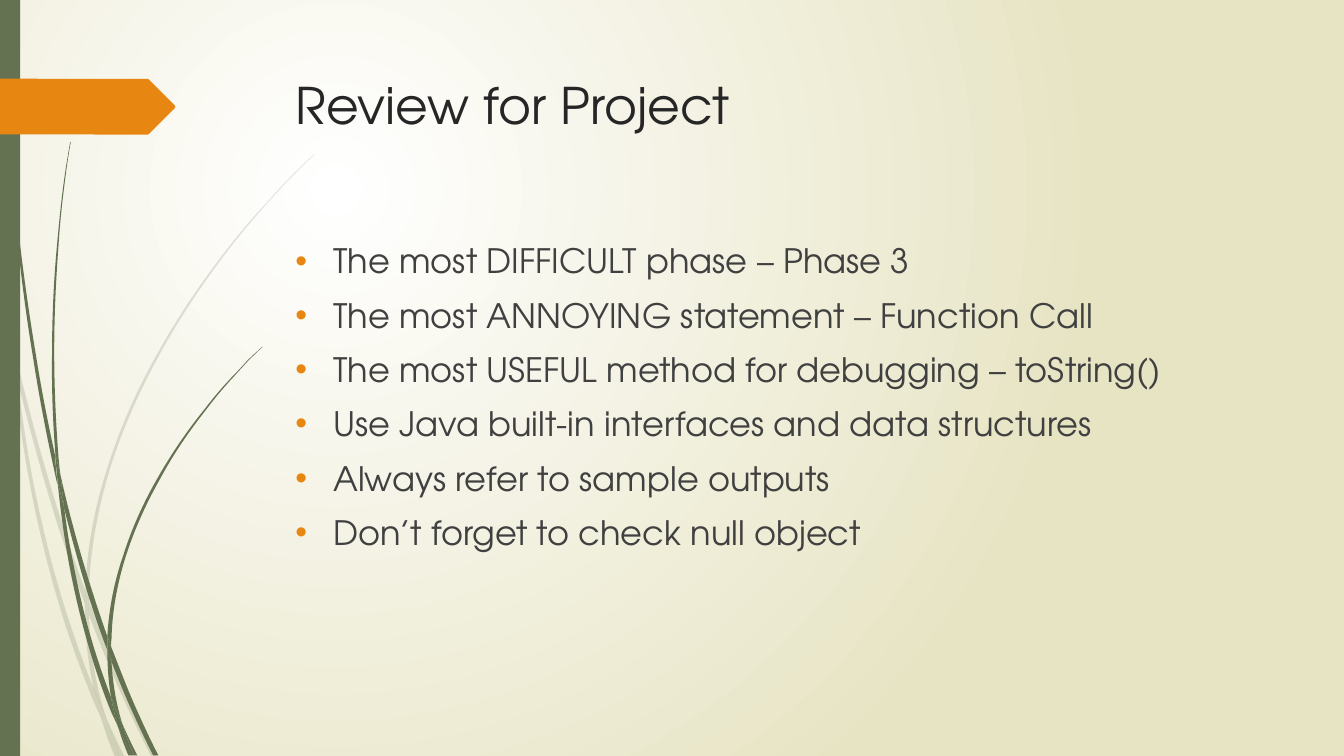
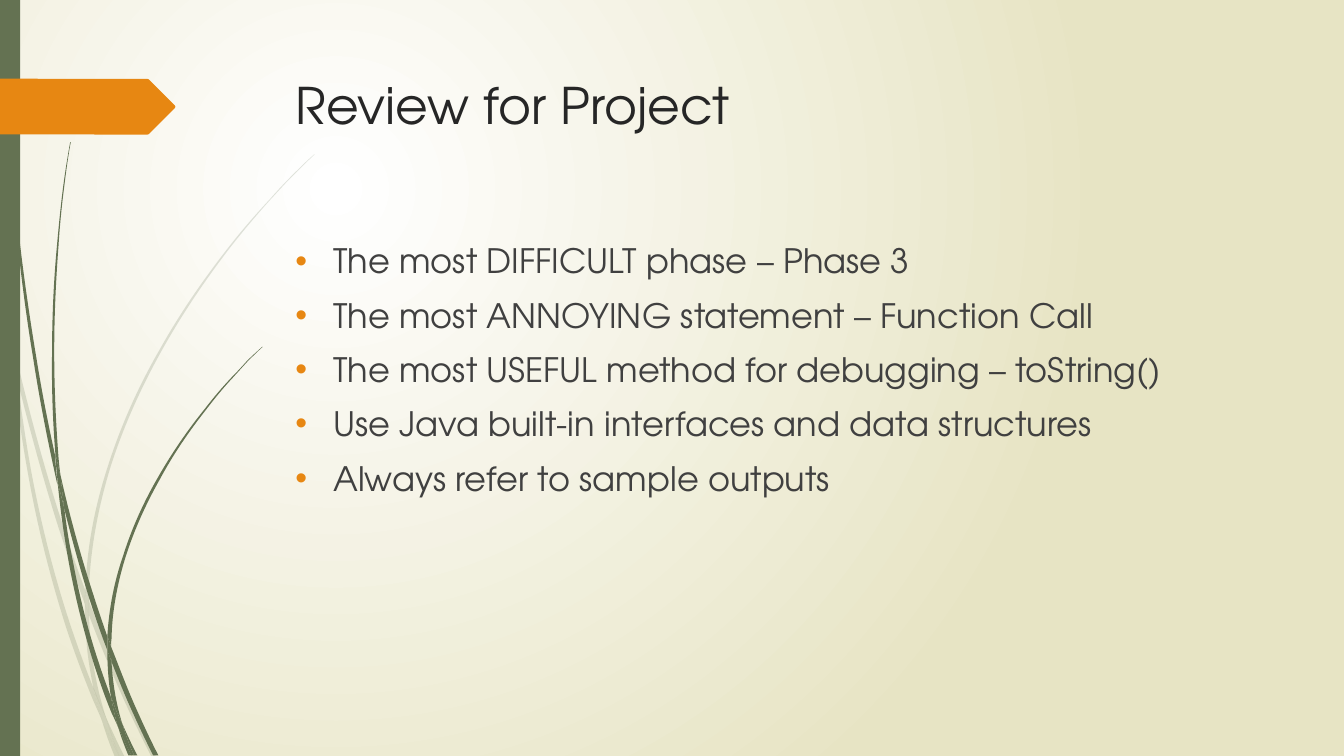
Before and after one commit to HyperMaximum/Compiler-Project, a slide deck: slide 22 of CS179E-final-pre-small.pptx (slide 25 before the commit). Drawn at 1344x756 pixels with LibreOffice and Linux fonts; fonts in the diff are those of the drawing. Boxes give left, top, right and bottom in pixels: in the first picture for what was removed or moved away, otherwise in the second. Text is boxed around its words. In the diff, an @@ line names an element or a change of style, - is before the commit and + after.

```diff
--- a/CS179E-final-pre-small.pptx
+++ b/CS179E-final-pre-small.pptx
@@ text at (333,520,861,552): paragraph removed @@
-• Don’t forget to check null object
```
Also in this commit, not shown: 1 other slide changed, 3 slides removed.
